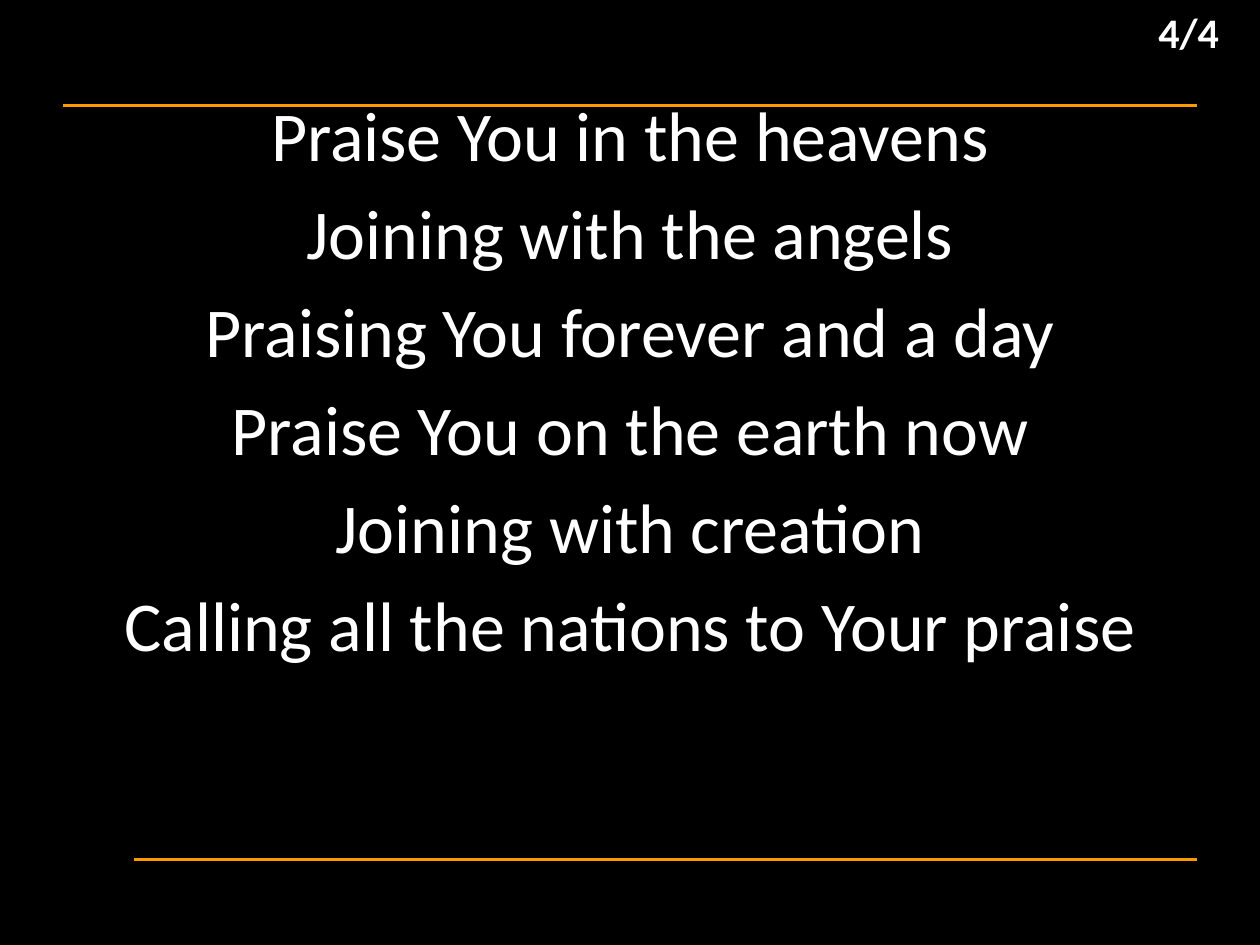
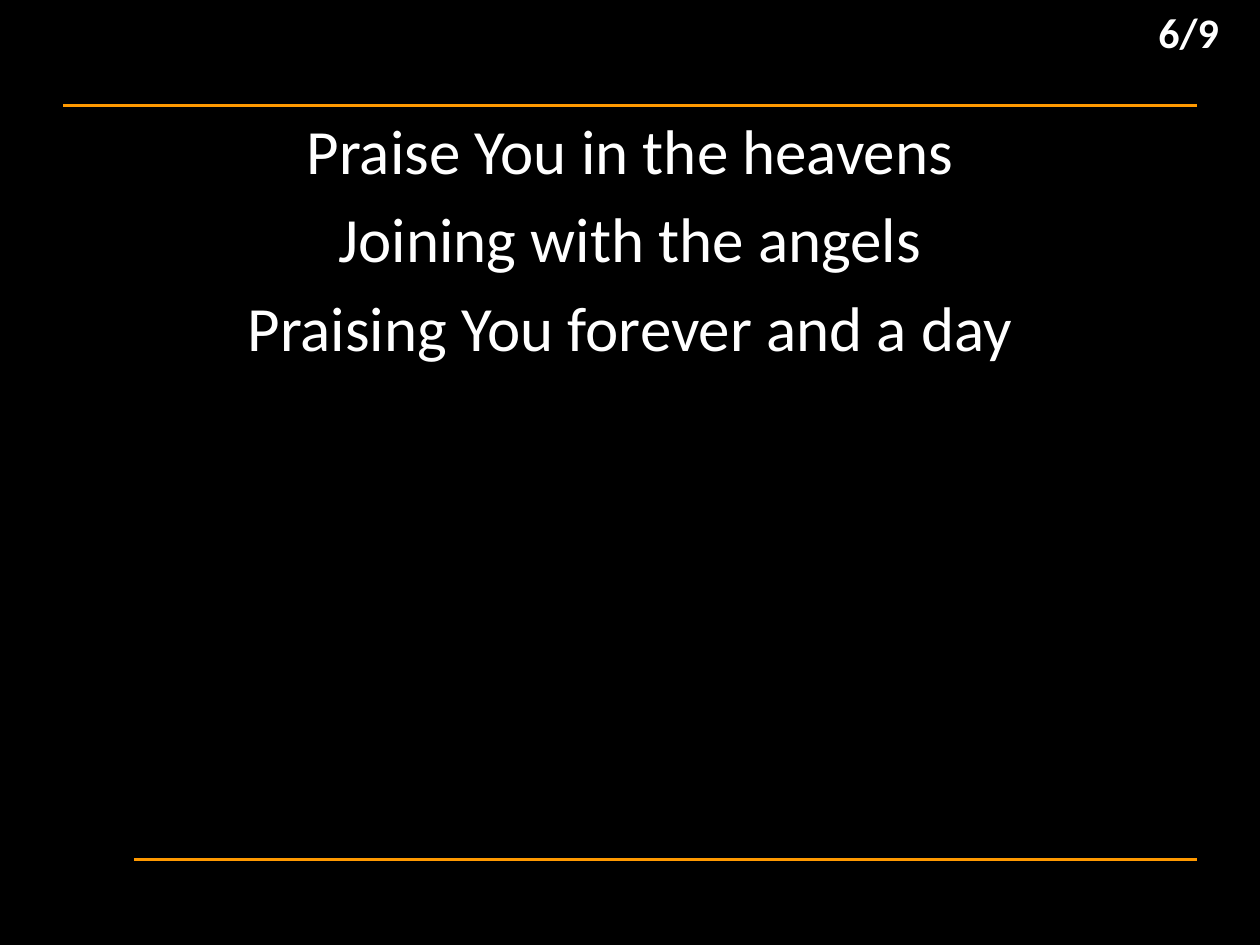
Before and after one commit to hoo-are-ya/worship, a slide deck: slide 7 of docs/songs/let evrything that has breath.pptx (slide 5 before the commit). Drawn at 1260x945 pixels with LibreOffice and Linux fonts; fonts in the diff are those of the drawing; background and template pictures are left out. Boxes give left, top, right and bottom in pixels: in the first picture for what was removed or moved away, otherwise in the second. Text is boxed around its words. In the diff, an @@ line names an element or a change of style, - is before the commit and + after.

```diff
--- a/docs/songs/let evrything that has breath.pptx
+++ b/docs/songs/let evrything that has breath.pptx
@@ text at [1158,18,1219,50]: text changed @@
-4/4
+6/9
@@ subtitle "Praise You in the heavens": place and size @@
-subtitle "Praise You in the heavens" at [124,104,1135,663]
+subtitle "Praise You in the heavens" at [248,130,1012,362]
@@ subtitle "Praise You in the heavens" at [248,130,1012,362]: size 40 to 36 pt @@
@@ subtitle at [124,406,1135,663]: paragraphs removed @@
-Praise You on the earth now
-Joining with creation
-Calling all the nations to Your praise
```
Also in this commit, not shown: 3 other slides changed, 5 slides added, 4 other files.
